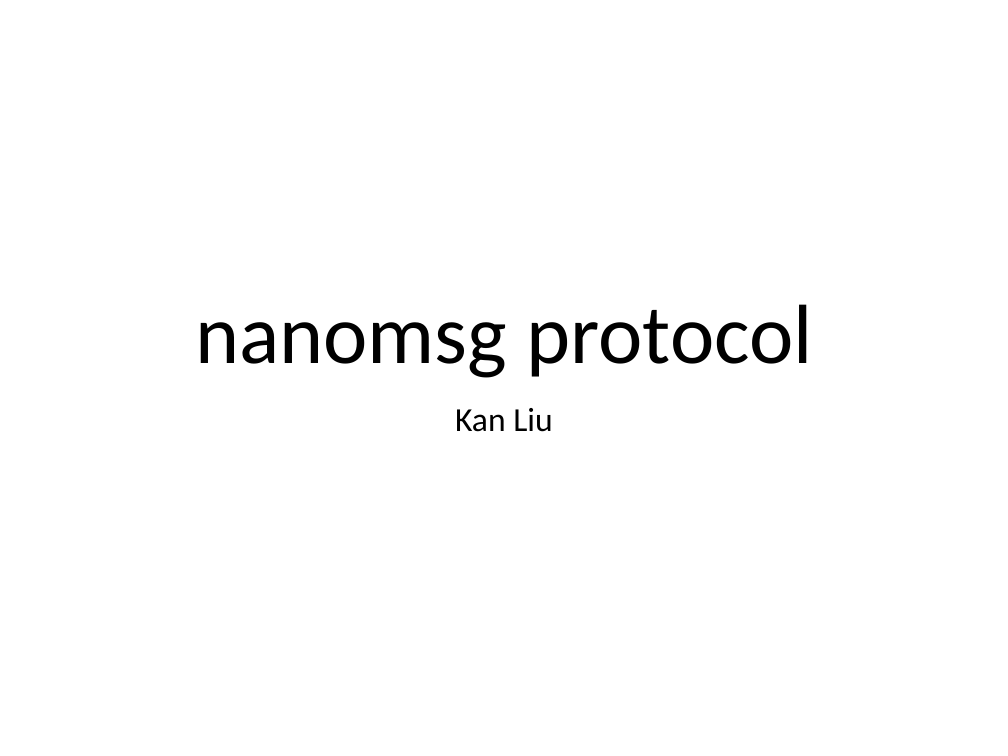
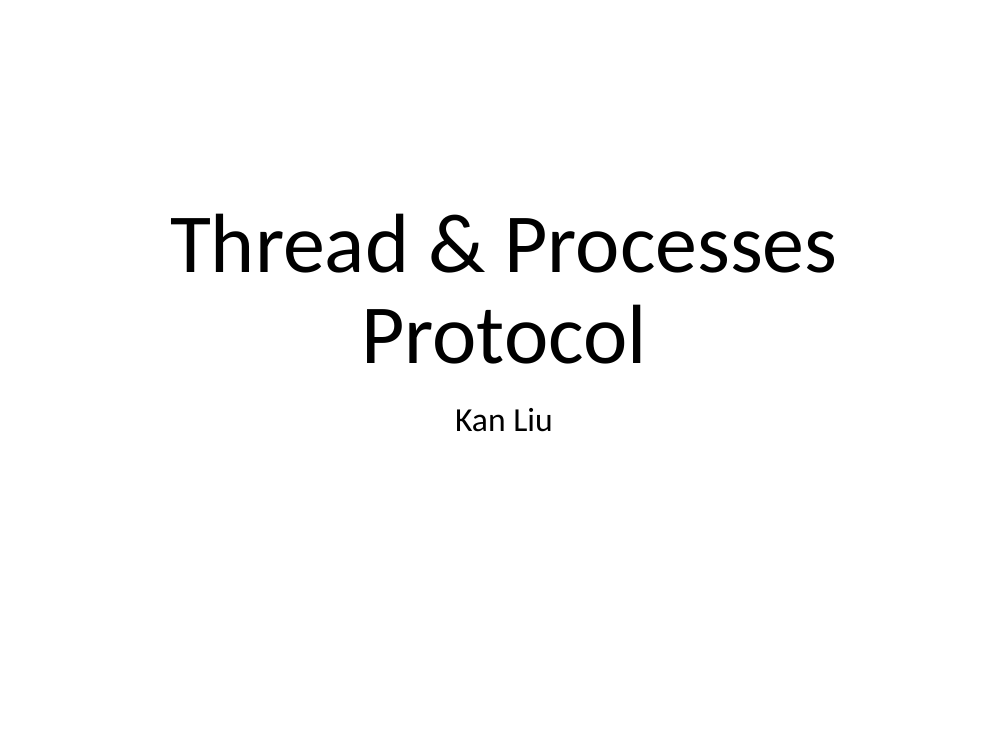
Before and after one commit to liu-kan/gSMFRETda, a slide deck: slide 1 of doc/nanomsg.pptx. Drawn at 1008x756 pixels with LibreOffice and Linux fonts; fonts in the diff are those of the drawing. Boxes give left, top, right and bottom in pixels: in the first picture for what was removed or moved away, otherwise in the second. Text is boxed around its words. In the diff, an @@ line names an element or a change of style, - is before the commit and + after.

```diff
--- a/doc/nanomsg.pptx
+++ b/doc/nanomsg.pptx
@@ title at box(170, 213, 838, 364): text changed @@
-nanomsg protocol
+Thread & Processes Protocol
```
Also in this commit, not shown: 2 other slides changed, 1 slide added, 29 other files.
